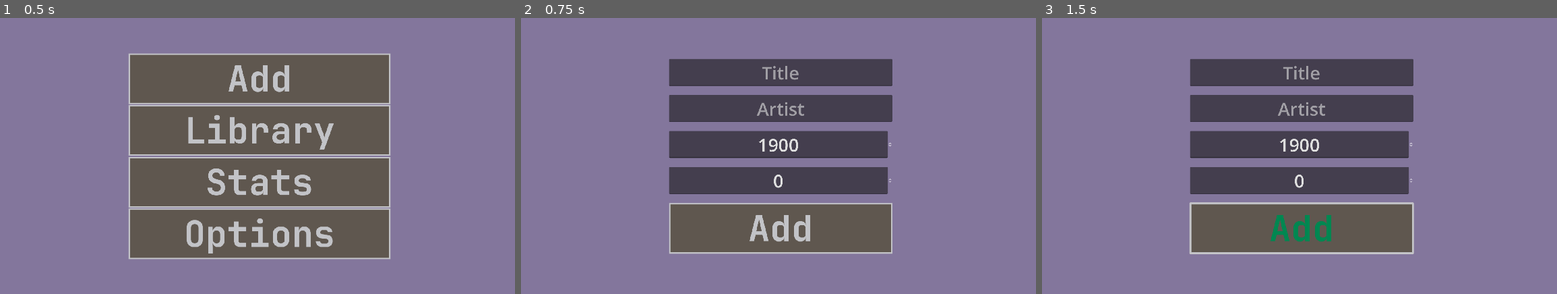
Above: before the commit, frames 1-3 (left to right).
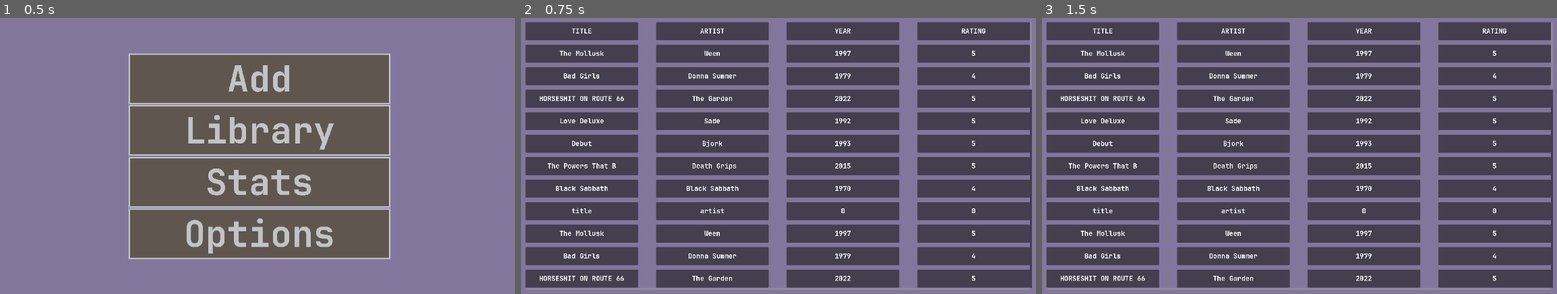
Above: after the commit, the same moments.

Repository: sym-z/medium
Game: Godot game, scene res://scenes/main_menu.tscn
The game is run twice, just before and just after one commit, with the same random seed, the same clock (stepped at 60 frames per second) and the same inputs.
Inputs (mouse positions are in pixels of both pictures, inside the frame that each line leads up to):
- Up to frame 1 (0.5 s): no input
- Up to frame 2 (0.75 s): click "Library" at 0.5 s
- Up to frame 3 (1.5 s): click (1299, 227) at 1.25 s, where only the run before the commit has a clickable "Add"

Frame 1 is identical in both runs. In frame 2, 64% of the frame differs, in the area x 0-100%, y 1-98%; in frame 3, 64%.

Commit message:
Viewable library, scrolling
doing back buttons, writing to csv next. Then sorting and exporting

Diff:
--- a/medium/data/data.csv
+++ b/medium/data/data.csv
@@ -3,3 +3,46 @@
 Bad Girls,Donna Summer,1979,4
 HORSESHIT ON ROUTE 66,The Garden,2022,5
 Love Deluxe,Sade,1992,5
+Debut,Bjork,1993,5
+The Powers That B, Death Grips,2015,5
+Black Sabbath,Black Sabbath,1970,4
+title,artist,year,rating
+The Mollusk,Ween,1997,5
+Bad Girls,Donna Summer,1979,4
+HORSESHIT ON ROUTE 66,The Garden,2022,5
+Love Deluxe,Sade,1992,5
+Debut,Bjork,1993,5
+The Powers That B, Death Grips,2015,5
+Black Sabbath,Black Sabbath,1970,4
+title,artist,year,rating
+The Mollusk,Ween,1997,5
+Bad Girls,Donna Summer,1979,4
+HORSESHIT ON ROUTE 66,The Garden,2022,5
+Love Deluxe,Sade,1992,5
+Debut,Bjork,1993,5
+The Powers That B, Death Grips,2015,5
+Black Sabbath,Black Sabbath,1970,4
+title,artist,year,rating
+The Mollusk,Ween,1997,5
+Bad Girls,Donna Summer,1979,4
+HORSESHIT ON ROUTE 66,The Garden,2022,5
+Love Deluxe,Sade,1992,5
+Debut,Bjork,1993,5
+The Powers That B, Death Grips,2015,5
+Black Sabbath,Black Sabbath,1970,4
+title,artist,year,rating
+The Mollusk,Ween,1997,5
+Bad Girls,Donna Summer,1979,4
+HORSESHIT ON ROUTE 66,The Garden,2022,5
+Love Deluxe,Sade,1992,5
+Debut,Bjork,1993,5
+The Powers That B, Death Grips,2015,5
+Black Sabbath,Black Sabbath,1970,4
+title,artist,year,rating
+The Mollusk,Ween,1997,5
+Bad Girls,Donna Summer,1979,4
+HORSESHIT ON ROUTE 66,The Garden,2022,5
+Love Deluxe,Sade,1992,5
+Debut,Bjork,1993,5
+The Powers That B, Death Grips,2015,5
+Black Sabbath,Black Sabbath,1970,4
--- a/medium/scenes/add_media.tscn
+++ b/medium/scenes/add_media.tscn
@@ -27,6 +27,7 @@
 ratingField = NodePath("Panel/VBoxContainer/Rating")
 
 [node name="Background Image" type="TextureRect" parent="."]
+layout_mode = 0
 offset_right = 40.0
 offset_bottom = 40.0
 texture = ExtResource("1_vrsm7")
--- /dev/null
+++ b/medium/scenes/grid_cell.tscn
@@ -0,0 +1,29 @@
+[gd_scene load_steps=3 format=3 uid="uid://bje3uim6sf3b2"]
+
+[ext_resource type="FontFile" uid="uid://ccf4yjbcxvi6w" path="res://fonts/JetBrainsMono-Bold.ttf" id="1_6dyjr"]
+[ext_resource type="Script" path="res://scripts/grid_cell.gd" id="1_20t5d"]
+
+[node name="Grid Cell" type="Panel" node_paths=PackedStringArray("label")]
+custom_minimum_size = Vector2(64, 64)
+anchors_preset = 15
+anchor_right = 1.0
+anchor_bottom = 1.0
+grow_horizontal = 2
+grow_vertical = 2
+size_flags_horizontal = 3
+size_flags_vertical = 3
+script = ExtResource("1_20t5d")
+label = NodePath("Label")
+
+[node name="Label" type="Label" parent="."]
+layout_mode = 1
+anchors_preset = 15
+anchor_right = 1.0
+anchor_bottom = 1.0
+grow_horizontal = 2
+grow_vertical = 2
+theme_override_fonts/font = ExtResource("1_6dyjr")
+theme_override_font_sizes/font_size = 24
+horizontal_alignment = 1
+vertical_alignment = 1
+autowrap_mode = 1
--- a/medium/scenes/options.tscn
+++ b/medium/scenes/options.tscn
@@ -13,6 +13,7 @@
 grow_vertical = 2
 
 [node name="Background Image" type="TextureRect" parent="."]
+layout_mode = 0
 offset_right = 40.0
 offset_bottom = 40.0
 texture = ExtResource("1_2rqbn")
--- a/medium/scenes/stats.tscn
+++ b/medium/scenes/stats.tscn
@@ -13,6 +13,7 @@
 grow_vertical = 2
 
 [node name="Background Image" type="TextureRect" parent="."]
+layout_mode = 0
 offset_right = 40.0
 offset_bottom = 40.0
 texture = ExtResource("1_3vfgp")
--- a/medium/scenes/view_library.tscn
+++ b/medium/scenes/view_library.tscn
@@ -1,18 +1,30 @@
-[gd_scene load_steps=3 format=3 uid="uid://bxf0xg1hi6rk1"]
+[gd_scene load_steps=7 format=3 uid="uid://bxf0xg1hi6rk1"]
 
 [ext_resource type="Texture2D" uid="uid://dbv2v24xjrovc" path="res://sprites/bg-beta.png" id="1_7i5yt"]
+[ext_resource type="Script" path="res://scripts/view_library.gd" id="1_di8cd"]
+[ext_resource type="FontFile" uid="uid://ccf4yjbcxvi6w" path="res://fonts/JetBrainsMono-Bold.ttf" id="2_rmfu7"]
+[ext_resource type="PackedScene" uid="uid://bje3uim6sf3b2" path="res://scenes/grid_cell.tscn" id="3_d2yp1"]
 
 [sub_resource type="StyleBoxEmpty" id="StyleBoxEmpty_4l05i"]
 
-[node name="View Library" type="Control"]
+[sub_resource type="Theme" id="Theme_kbau8"]
+
+[node name="View Library" type="Control" node_paths=PackedStringArray("headerBox", "gridView")]
 layout_mode = 3
 anchors_preset = 15
 anchor_right = 1.0
 anchor_bottom = 1.0
 grow_horizontal = 2
 grow_vertical = 2
+script = ExtResource("1_di8cd")
+headerBox = NodePath("Panel/ScrollContainer/VBoxContainer/HBoxContainer")
+gridView = NodePath("Panel/ScrollContainer/VBoxContainer/GridContainer")
+cellFontSize = 24
+labelFont = ExtResource("2_rmfu7")
+gridCellScene = ExtResource("3_d2yp1")
 
 [node name="Background Image" type="TextureRect" parent="."]
+layout_mode = 0
 offset_right = 40.0
 offset_bottom = 40.0
 texture = ExtResource("1_7i5yt")
@@ -25,3 +37,34 @@
 grow_horizontal = 2
 grow_vertical = 2
 theme_override_styles/panel = SubResource("StyleBoxEmpty_4l05i")
+
+[node name="ScrollContainer" type="ScrollContainer" parent="Panel"]
+layout_mode = 1
+anchors_preset = -1
+anchor_left = 0.0270833
+anchor_top = 0.0583333
+anchor_right = 0.966667
+anchor_bottom = 0.940741
+grow_horizontal = 2
+grow_vertical = 2
+horizontal_scroll_mode = 2
+vertical_scroll_mode = 2
+metadata/_edit_use_anchors_ = true
+
+[node name="VBoxContainer" type="VBoxContainer" parent="Panel/ScrollContainer"]
+layout_mode = 2
+size_flags_horizontal = 3
+size_flags_vertical = 3
+theme = SubResource("Theme_kbau8")
+theme_override_constants/separation = 16
+
+[node name="HBoxContainer" type="HBoxContainer" parent="Panel/ScrollContainer/VBoxContainer"]
+layout_mode = 2
+theme_override_constants/separation = 64
+
+[node name="GridContainer" type="GridContainer" parent="Panel/ScrollContainer/VBoxContainer"]
+layout_mode = 2
+size_flags_vertical = 3
+theme_override_constants/h_separation = 64
+theme_override_constants/v_separation = 16
+columns = 4
--- /dev/null
+++ b/medium/scripts/grid_cell.gd
@@ -0,0 +1,14 @@
+extends Panel
+
+@export var label : Label
+
+# Called when the node enters the scene tree for the first time.
+func _ready() -> void:
+	pass # Replace with function body.
+
+
+# Called every frame. 'delta' is the elapsed time since the previous frame.
+func _process(delta: float) -> void:
+	pass
+func setLabelText(text : String):
+	label.text = text
--- a/medium/scripts/main_menu.gd
+++ b/medium/scripts/main_menu.gd
@@ -6,17 +6,17 @@
 	get_tree().change_scene_to_file("res://scenes/add_media.tscn")
 
 func _on_view_button_up() -> void:
-	call_deferred("toAddScene")
+	call_deferred("toViewScene")
 func toViewScene() -> void:
 	get_tree().change_scene_to_file("res://scenes/view_library.tscn")
 
 func _on_stats_button_up() -> void:
-	call_deferred("toAddScene")
+	call_deferred("toStatsScene")
 func toStatsScene() -> void:
 	get_tree().change_scene_to_file("res://scenes/stats.tscn")
 
 func _on_options_button_up() -> void:
-	call_deferred("toAddScene")
+	call_deferred("toOptionsScene")
 func toOptionsScene() -> void:
 	get_tree().change_scene_to_file("res://scenes/options.tscn")
 
--- a/medium/scripts/utils.gd
+++ b/medium/scripts/utils.gd
@@ -10,8 +10,7 @@
 func _process(delta: float) -> void:
 	pass
 # Could refactor this to be generalized
-func parseAlbumCsv(filePath : String) -> Array:
-	var data = []
+func parseAlbumCsv(filePath : String):
 	var file = FileAccess.open(filePath,FileAccess.READ)
 	# Grab Header
 	var header = file.get_csv_line()
@@ -21,4 +20,3 @@
 		# Make an Album per line
 		Library.createAlbum(content)
 		content = file.get_csv_line()
-	return data
--- /dev/null
+++ b/medium/scripts/view_library.gd
@@ -0,0 +1,23 @@
+extends Control
+@export var headerBox : HBoxContainer
+@export var gridView : GridContainer
+@export var cellFontSize : int = 32
+@export var labelFont : Font
+
+@export var gridCellScene : PackedScene
+
+func _ready() -> void:
+	addLabel("TITLE", headerBox)
+	addLabel("ARTIST", headerBox)
+	addLabel("YEAR", headerBox)
+	addLabel("RATING", headerBox)
+	for album in Library.albumLibrary:
+		addLabel(album.title, gridView)
+		addLabel(album.artist,gridView)
+		addLabel(str(album.year), gridView)
+		addLabel(str(album.rating), gridView)
+
+func addLabel(text :String, dest:Container):
+	var cell = gridCellScene.instantiate()
+	cell.setLabelText(text)
+	dest.add_child(cell)
Not shown, changed: medium/data/data.csv.import
